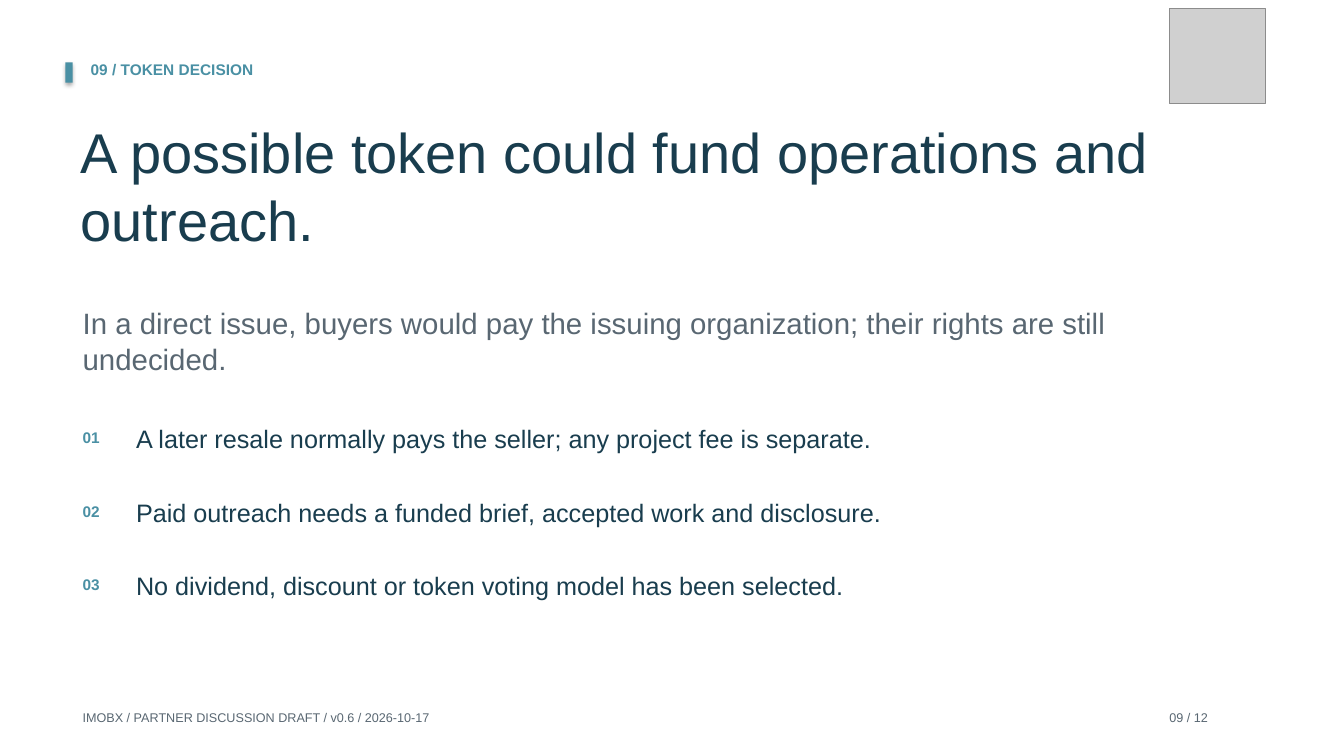
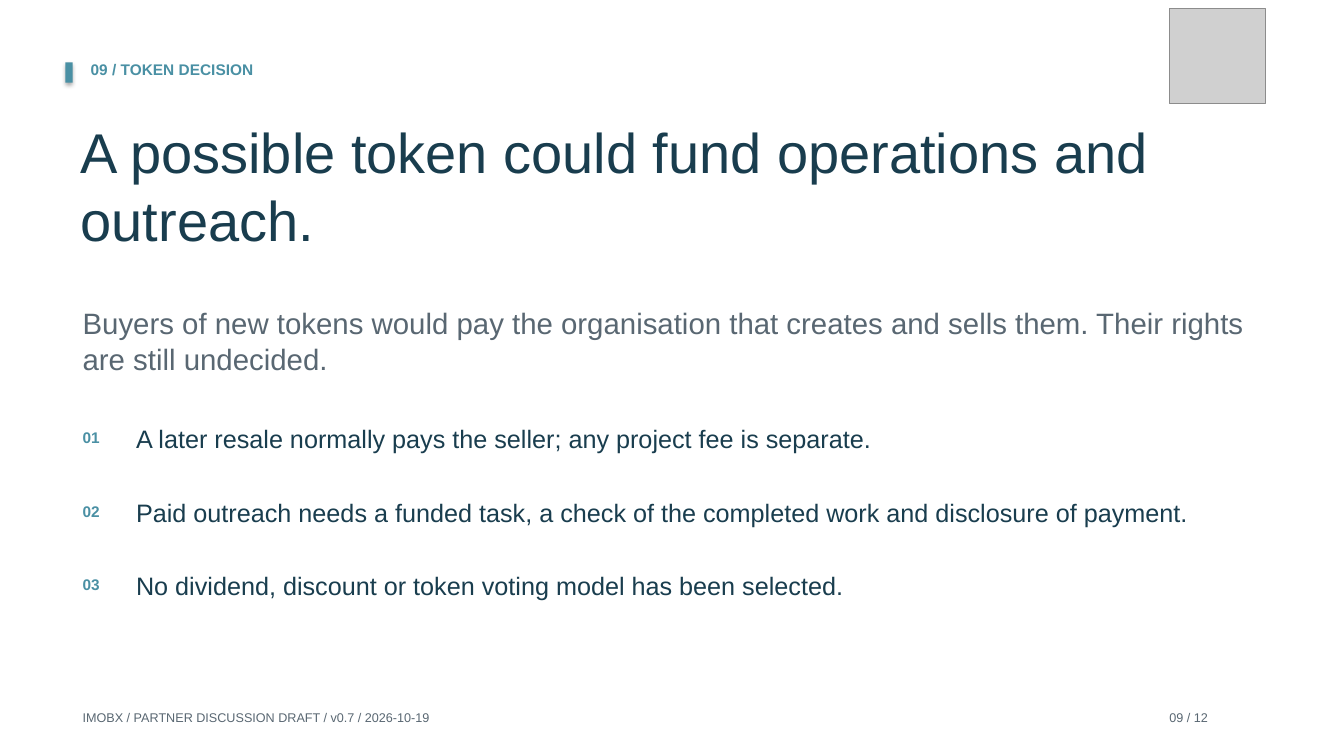
Before and after one commit to Siah-kin/imobx-website, a slide deck: slide 9 of pitchdeck.pptx. Drawn at 1344x756 pixels with LibreOffice and Linux fonts; fonts in the diff are those of the drawing; grey boxes stand for pictures. Boxes give left, top, right and bottom in pixels: in the first picture for what was removed or moved away, otherwise in the second. Text is boxed around its words. In the diff, an @@ line names an element or a change of style, - is before the commit and + after.

```diff
--- a/pitchdeck.pptx
+++ b/pitchdeck.pptx
@@ text at [83,312,1243,371]: text changed @@
-In a direct issue, buyers would pay the issuing organization; their rights are still undecided.
+Buyers of new tokens would pay the organisation that creates and sells them. Their rights are still undecided.
@@ text at [136,503,1188,527]: text changed @@
-Paid outreach needs a funded brief, accepted work and disclosure.
+Paid outreach needs a funded task, a check of the completed work and disclosure of payment.
@@ text at [83,713,429,722]: text changed @@
-IMOBX / PARTNER DISCUSSION DRAFT / v0.6 / 2026-10-17
+IMOBX / PARTNER DISCUSSION DRAFT / v0.7 / 2026-10-19
```
Also in this commit, not shown: 11 other slides changed, 40 other files.
